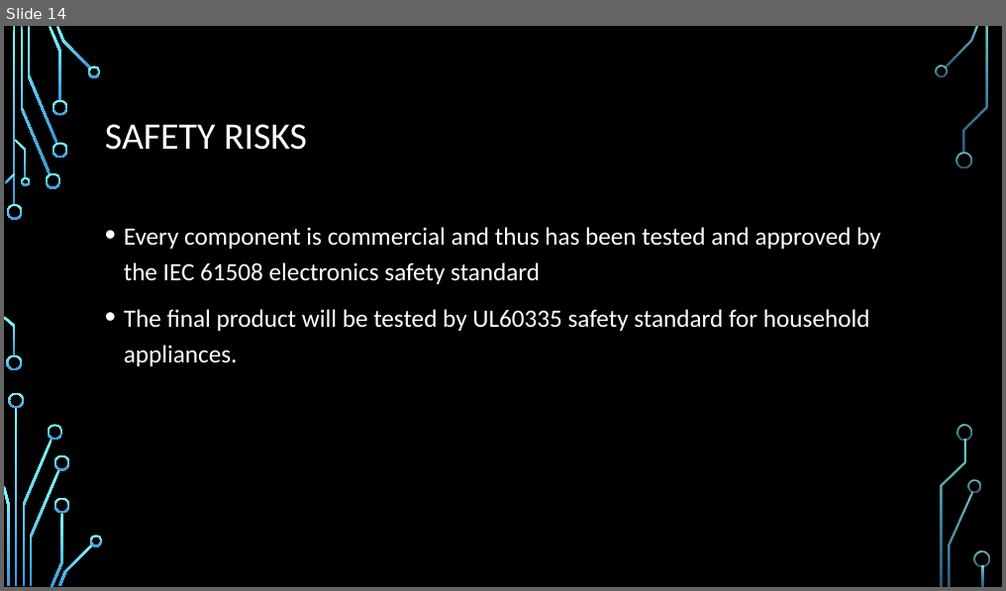
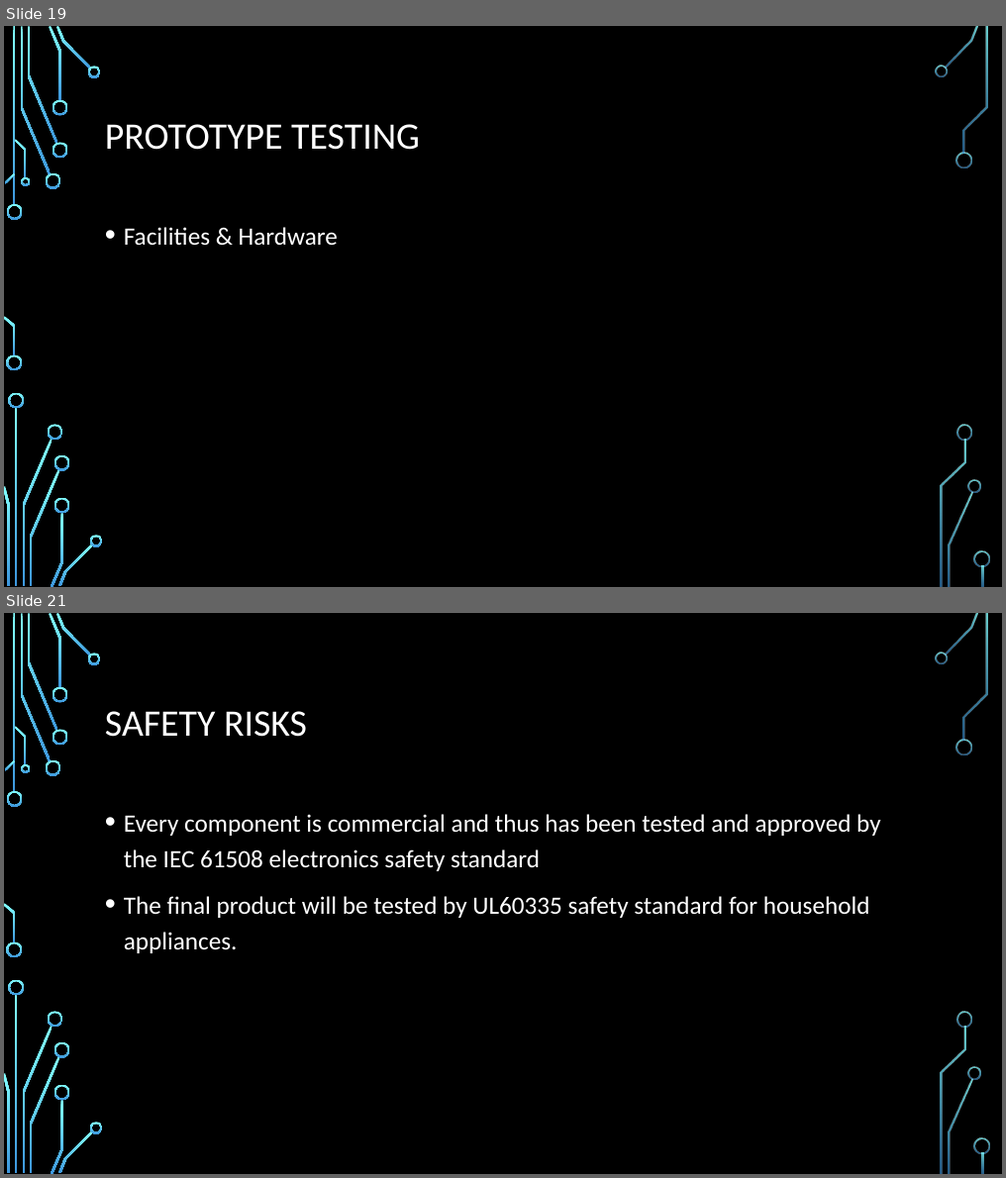
Before and after one commit to dontaylor6000/Group27_Tracker, a slide deck: Documentation/PDR.pptx. Shown one above the other, each under a label of ours: slide 14 before the commit, slides 19 and 21 after it; the slides between them are not shown. The pictures are 1006x591 and 1006x1178 pixels, drawn with LibreOffice and Linux fonts; fonts in the diff are those of the drawing; background and template pictures are left out. Boxes give left, top, right and bottom in pixels: in the first picture for what was removed or moved away, otherwise in the second. Text is boxed around its words. In the diff, an @@ line names an element or a change of style, - is before the commit and + after.

```diff
--- a/Documentation/PDR.pptx
+++ b/Documentation/PDR.pptx
@@ slide 19 added at bbox=[4, 26, 1002, 587], background picture (left out); not listed: 36 template elements that a slide beside it also shows @@
@@ title added at bbox=[105, 124, 420, 150], 36 pt, text #FFFFFF @@
+PROTOTYPE TESTING
@@ text added at bbox=[124, 227, 338, 245], 24 pt, text #FFFFFF @@
+• Facilities & Hardware
@@ what was slide 14 is now slide 21 @@
```
Also in this commit, not shown: 2 slides changed, 12 other slides added, 4 slides removed.
